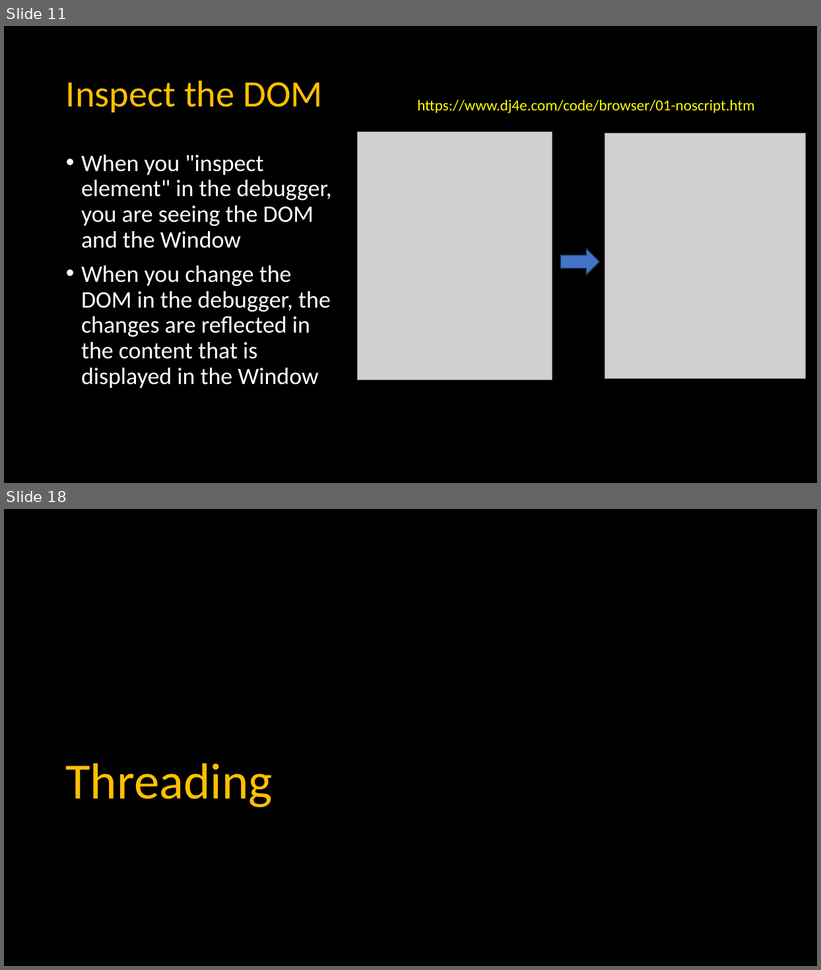
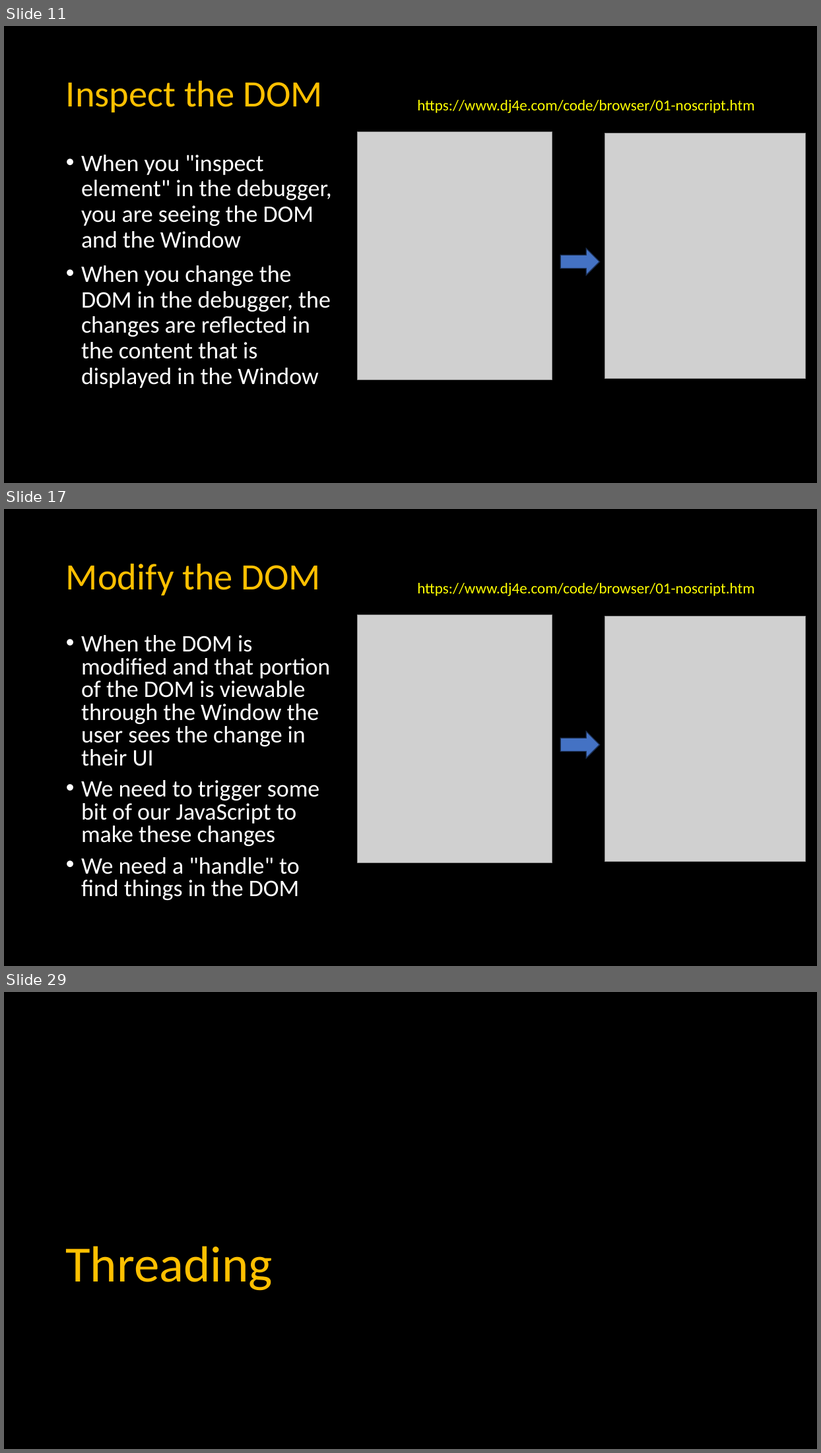
Before and after one commit to csev/dj4e, a slide deck: lectures/JS-03-Browser.pptx. Shown one above the other, each under a label of ours: slides 11 and 18 before the commit, slides 11, 17 and 29 after it; the slides between them are not shown. The pictures are 821x970 and 821x1453 pixels, drawn with LibreOffice and Linux fonts; fonts in the diff are those of the drawing; grey boxes stand for pictures. Boxes give left, top, right and bottom in pixels: in the first picture for what was removed or moved away, otherwise in the second. Text is boxed around its words. In the diff, an @@ line names an element or a change of style, - is before the commit and + after.

```diff
--- a/lectures/JS-03-Browser.pptx
+++ b/lectures/JS-03-Browser.pptx
@@ slide 17 added at bbox=[4, 509, 817, 966], background #000000 @@
@@ title added at bbox=[66, 563, 321, 595], 44 pt, text #FFC000 @@
+Modify the DOM
@@ text added at bbox=[417, 583, 754, 596], 18 pt, text #FFFF00 @@
+https://www.dj4e.com/code/browser/01-noscript.htm
@@ picture added at bbox=[358, 615, 552, 863] @@
@@ picture added at bbox=[605, 617, 805, 862] @@
@@ text added at bbox=[81, 635, 330, 900], 28 pt, text #FFFFFF @@
+• When the DOM is modified and that portion of the DOM is viewable through the Window the user sees the change in their UI
+• We need to trigger some bit of our JavaScript to make these changes
+• We need a "handle" to find things in the DOM
@@ right arrow added at bbox=[561, 731, 600, 758], fill #4472C4, outline #1E3256 1 pt @@
@@ what was slide 18 is now slide 29 @@
```
Also in this commit, not shown: 2 slides changed, 15 other slides added, 14 slides removed, 27 other files.
